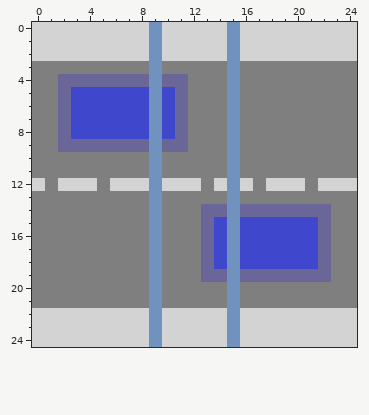
Edited in one commit: pixel-art sprite (src/Mirage.Urbanization.Resources/IntersectingZones/RoadHigh/Frame4/powernsroadew.png). The first picture shows the starting point.
The file is 25x25 pixels.
New version:
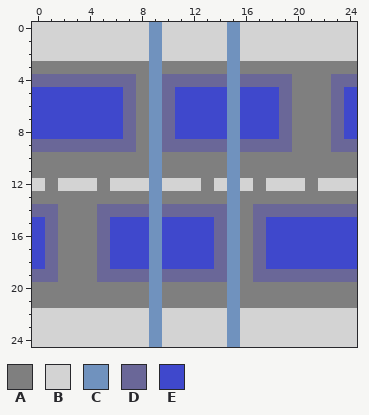
Palette (. is transparent): A #7f7f7f  B #d3d3d3  C #7092be  D #6a6798  E #3f48cc
The commit says: Use proper animation tiles for 'roadhigh'/'powerline'
The edit:
@@ x 0..24 @@
  3 AAAAAAAAACAAAAACAAAAAAAAA
- 4 AADDDDDDDCDDAAACAAAAAAAAA
- 5 AADEEEEEECEDAAACAAAAAAAAA
- 6 AADEEEEEECEDAAACAAAAAAAAA
- 7 AADEEEEEECEDAAACAAAAAAAAA
- 8 AADEEEEEECEDAAACAAAAAAAAA
- 9 AADDDDDDDCDDAAACAAAAAAAAA
+ 4 DDDDDDDDACDDDDDCDDDDAAADD
+ 5 EEEEEEEDACDEEEECEEEDAAADE
+ 6 EEEEEEEDACDEEEECEEEDAAADE
+ 7 EEEEEEEDACDEEEECEEEDAAADE
+ 8 EEEEEEEDACDEEEECEEEDAAADE
+ 9 DDDDDDDDACDDDDDCDDDDAAADD
 10 AAAAAAAAACAAAAACAAAAAAAAA
@@ x 0..24 @@
 13 AAAAAAAAACAAAAACAAAAAAAAA
-14 AAAAAAAAACAAADDCDDDDDDDAA
-15 AAAAAAAAACAAADECEEEEEEDAA
-16 AAAAAAAAACAAADECEEEEEEDAA
-17 AAAAAAAAACAAADECEEEEEEDAA
-18 AAAAAAAAACAAADECEEEEEEDAA
-19 AAAAAAAAACAAADDCDDDDDDDAA
+14 DDAAADDDDCDDDDDCADDDDDDDD
+15 EDAAADEEECEEEEDCADEEEEEEE
+16 EDAAADEEECEEEEDCADEEEEEEE
+17 EDAAADEEECEEEEDCADEEEEEEE
+18 EDAAADEEECEEEEDCADEEEEEEE
+19 DDAAADDDDCDDDDDCADDDDDDDD
 20 AAAAAAAAACAAAAACAAAAAAAAA
Changed places in both pictures, as pixel boxes (x1, y1, x2, y2):
changed: (32, 74, 357, 282)
